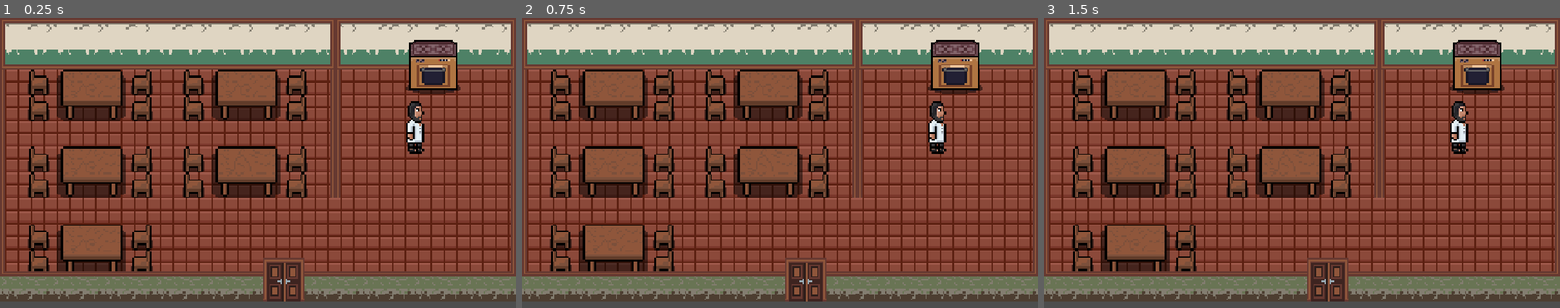
Above: before the commit, frames 1-3 (left to right).
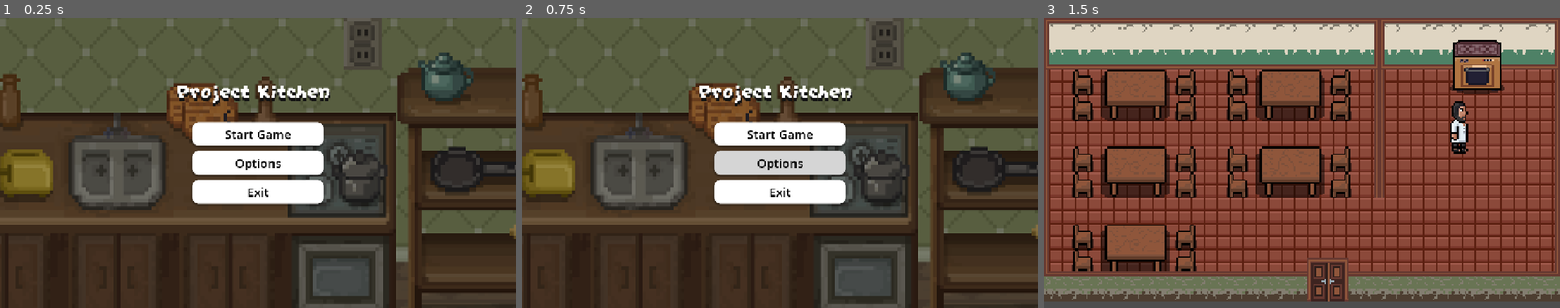
Above: after the commit, the same moments.

Repository: Shafayat1777/project-restaurant
Game: Godot game, scene res://scenes/main_menu.tscn
Same seed, same stepped clock (60 frames per second), same inputs: the game is played once before the commit and once after it. Before the commit the project starts from res://scenes/main.tscn.
Inputs (mouse positions are in pixels of both pictures, inside the frame that each line leads up to):
- Up to frame 1 (0.25 s): no input
- Up to frame 2 (0.75 s): click (780, 163) at 0.5 s, where only the run after the commit has a clickable "Options"
- Up to frame 3 (1.5 s): click (1302, 134) at 1.25 s, where only the run after the commit has a clickable "Start Game"

The runs differ from the first frame. In frame 1, 94% of the frame differs, in the area x 0-100%, y 0-100%; in frame 2, 94%; in frame 3, nothing differs.

Commit message:
Added main-menu

Diff:
--- a/project.godot
+++ b/project.godot
@@ -11,7 +11,7 @@
 [application]
 
 config/name="Project Restaurant"
-run/main_scene="uid://bavs740piu6gb"
+run/main_scene="uid://bewbghxqpuiwp"
 config/features=PackedStringArray("4.7", "Forward Plus")
 config/icon="res://icon.svg"
 
--- /dev/null
+++ b/scenes/main_menu.gd
@@ -0,0 +1,25 @@
+extends Control
+
+
+# Called when the node enters the scene tree for the first time.
+func _ready() -> void:
+	pass # Replace with function body.
+
+
+# Called every frame. 'delta' is the elapsed time since the previous frame.
+func _process(delta: float) -> void:
+	pass
+
+
+
+
+func _on_start_pressed() -> void:
+	get_tree().change_scene_to_file("res://scenes/main.tscn")
+
+
+func _on_settings_pressed() -> void:
+	print("settings pressed")
+
+
+func _on_exit_pressed() -> void:
+	get_tree().quit()
--- /dev/null
+++ b/scenes/main_menu.tscn
@@ -0,0 +1,180 @@
+[gd_scene format=3 uid="uid://bewbghxqpuiwp"]
+
+[ext_resource type="Script" uid="uid://bjnhkf33u5gso" path="res://scenes/main_menu.gd" id="1_l6cm7"]
+[ext_resource type="Texture2D" uid="uid://ctus6naecrh6a" path="res://assets/images/menu/mle3RY.png" id="2_bqqt6"]
+[ext_resource type="FontFile" uid="uid://eak54d6715pc" path="res://assets/fonts/GrapeSoda.ttf" id="3_wu84c"]
+
+[sub_resource type="StyleBoxTexture" id="StyleBoxTexture_0u4sf"]
+texture = ExtResource("2_bqqt6")
+modulate_color = Color(0.646029, 0.646029, 0.646029, 1)
+
+[sub_resource type="StyleBoxFlat" id="StyleBoxFlat_0u4sf"]
+bg_color = Color(1, 1, 1, 1)
+corner_radius_top_left = 16
+corner_radius_top_right = 16
+corner_radius_bottom_right = 16
+corner_radius_bottom_left = 16
+shadow_color = Color(0, 0, 0, 0.2627451)
+shadow_size = 5
+shadow_offset = Vector2(0, 3)
+
+[sub_resource type="StyleBoxFlat" id="StyleBoxFlat_rhts7"]
+bg_color = Color(0.7708395, 0.77083945, 0.77083945, 1)
+corner_radius_top_left = 16
+corner_radius_top_right = 16
+corner_radius_bottom_right = 16
+corner_radius_bottom_left = 16
+shadow_color = Color(0, 0, 0, 0.2627451)
+shadow_size = 5
+shadow_offset = Vector2(0, 3)
+
+[sub_resource type="StyleBoxFlat" id="StyleBoxFlat_06t4h"]
+bg_color = Color(0.8346143, 0.8346143, 0.8346143, 1)
+corner_radius_top_left = 16
+corner_radius_top_right = 16
+corner_radius_bottom_right = 16
+corner_radius_bottom_left = 16
+shadow_color = Color(0, 0, 0, 0.2627451)
+shadow_size = 5
+shadow_offset = Vector2(0, 3)
+
+[sub_resource type="StyleBoxFlat" id="StyleBoxFlat_7vrkn"]
+bg_color = Color(0.7708395, 0.77083945, 0.77083945, 1)
+corner_radius_top_left = 16
+corner_radius_top_right = 16
+corner_radius_bottom_right = 16
+corner_radius_bottom_left = 16
+shadow_color = Color(0, 0, 0, 0.2627451)
+shadow_size = 5
+shadow_offset = Vector2(0, 3)
+
+[sub_resource type="StyleBoxFlat" id="StyleBoxFlat_fu7sn"]
+bg_color = Color(0.8346143, 0.8346143, 0.8346143, 1)
+corner_radius_top_left = 16
+corner_radius_top_right = 16
+corner_radius_bottom_right = 16
+corner_radius_bottom_left = 16
+shadow_color = Color(0, 0, 0, 0.2627451)
+shadow_size = 5
+shadow_offset = Vector2(0, 3)
+
+[sub_resource type="StyleBoxFlat" id="StyleBoxFlat_jix8l"]
+bg_color = Color(0.7708395, 0.77083945, 0.77083945, 1)
+corner_radius_top_left = 16
+corner_radius_top_right = 16
+corner_radius_bottom_right = 16
+corner_radius_bottom_left = 16
+shadow_color = Color(0, 0, 0, 0.2627451)
+shadow_size = 5
+shadow_offset = Vector2(0, 3)
+
+[sub_resource type="StyleBoxFlat" id="StyleBoxFlat_glbon"]
+bg_color = Color(0.8346143, 0.8346143, 0.8346143, 1)
+corner_radius_top_left = 16
+corner_radius_top_right = 16
+corner_radius_bottom_right = 16
+corner_radius_bottom_left = 16
+shadow_color = Color(0, 0, 0, 0.2627451)
+shadow_size = 5
+shadow_offset = Vector2(0, 3)
+
+[node name="MainMenu" type="Control" unique_id=843657667]
+layout_mode = 3
+anchors_preset = 15
+anchor_right = 1.0
+anchor_bottom = 1.0
+grow_horizontal = 2
+grow_vertical = 2
+script = ExtResource("1_l6cm7")
+
+[node name="Panel" type="Panel" parent="." unique_id=74766251]
+layout_mode = 1
+anchors_preset = 15
+anchor_right = 1.0
+anchor_bottom = 1.0
+offset_left = -153.0
+offset_top = -57.0
+offset_right = 309.22217
+offset_bottom = 203.0
+grow_horizontal = 2
+grow_vertical = 2
+theme_override_styles/panel = SubResource("StyleBoxTexture_0u4sf")
+
+[node name="VBoxContainer" type="VBoxContainer" parent="." unique_id=2015479873]
+layout_mode = 1
+anchors_preset = 8
+anchor_left = 0.5
+anchor_top = 0.5
+anchor_right = 0.5
+anchor_bottom = 0.5
+offset_left = -163.25
+offset_top = -101.0
+offset_right = 163.25
+offset_bottom = 101.0
+grow_horizontal = 2
+grow_vertical = 2
+theme_override_constants/separation = 13
+
+[node name="Button" type="Button" parent="VBoxContainer" unique_id=292626349]
+layout_mode = 2
+size_flags_vertical = 3
+theme_override_colors/font_color = Color(0, 0, 0, 1)
+theme_override_colors/font_focus_color = Color(0, 0, 0, 1)
+theme_override_colors/font_pressed_color = Color(0, 0, 0, 1)
+theme_override_colors/font_hover_color = Color(0, 0, 0, 1)
+theme_override_font_sizes/font_size = 30
+theme_override_styles/normal = SubResource("StyleBoxFlat_0u4sf")
+theme_override_styles/pressed = SubResource("StyleBoxFlat_rhts7")
+theme_override_styles/hover = SubResource("StyleBoxFlat_06t4h")
+text = "Start Game"
+
+[node name="Button2" type="Button" parent="VBoxContainer" unique_id=275783088]
+layout_mode = 2
+size_flags_vertical = 3
+theme_override_colors/font_color = Color(0, 0, 0, 1)
+theme_override_colors/font_focus_color = Color(0, 0, 0, 1)
+theme_override_colors/font_pressed_color = Color(0, 0, 0, 1)
+theme_override_colors/font_hover_color = Color(0, 0, 0, 1)
+theme_override_font_sizes/font_size = 30
+theme_override_styles/normal = SubResource("StyleBoxFlat_0u4sf")
+theme_override_styles/pressed = SubResource("StyleBoxFlat_7vrkn")
+theme_override_styles/hover = SubResource("StyleBoxFlat_fu7sn")
+text = "Options"
+
+[node name="Button3" type="Button" parent="VBoxContainer" unique_id=634657]
+layout_mode = 2
+size_flags_vertical = 3
+theme_override_colors/font_color = Color(0, 0, 0, 1)
+theme_override_colors/font_focus_color = Color(0, 0, 0, 1)
+theme_override_colors/font_pressed_color = Color(0, 0, 0, 1)
+theme_override_colors/font_hover_color = Color(0, 0, 0, 1)
+theme_override_font_sizes/font_size = 30
+theme_override_styles/normal = SubResource("StyleBoxFlat_0u4sf")
+theme_override_styles/pressed = SubResource("StyleBoxFlat_jix8l")
+theme_override_styles/hover = SubResource("StyleBoxFlat_glbon")
+text = "Exit"
+
+[node name="Label" type="Label" parent="." unique_id=367420289]
+layout_mode = 1
+anchors_preset = 8
+anchor_left = 0.5
+anchor_top = 0.5
+anchor_right = 0.5
+anchor_bottom = 0.5
+offset_left = -127.0
+offset_top = -234.0
+offset_right = 109.0
+offset_bottom = -118.0
+grow_horizontal = 2
+grow_vertical = 2
+theme_override_colors/font_shadow_color = Color(0.07058824, 0.07058824, 0.07058824, 1)
+theme_override_constants/shadow_offset_y = 7
+theme_override_fonts/font = ExtResource("3_wu84c")
+theme_override_font_sizes/font_size = 63
+text = "Project Kitchen"
+horizontal_alignment = 1
+vertical_alignment = 1
+
+[connection signal="pressed" from="VBoxContainer/Button" to="." method="_on_start_pressed"]
+[connection signal="pressed" from="VBoxContainer/Button2" to="." method="_on_settings_pressed"]
+[connection signal="pressed" from="VBoxContainer/Button3" to="." method="_on_exit_pressed"]
Binary file added: assets/fonts/GrapeSoda.ttf
Not shown, added: assets/fonts/GrapeSoda.ttf.import
Binary file added: assets/images/menu/mle3RY.png
Not shown, added: assets/images/menu/mle3RY.png.import
Not shown, added: scenes/main_menu.gd.uid
